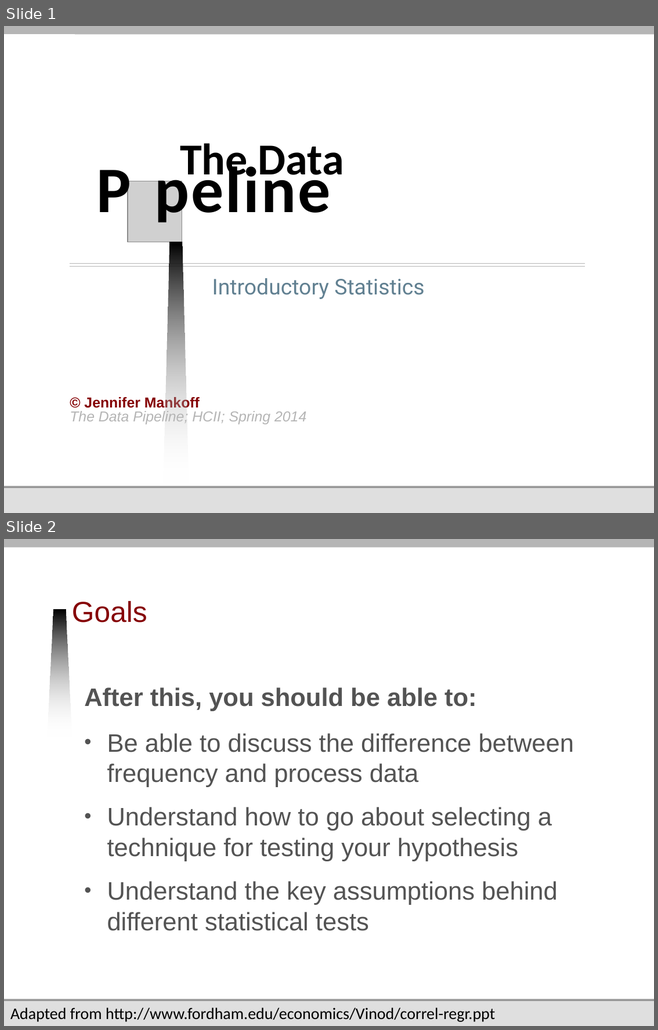
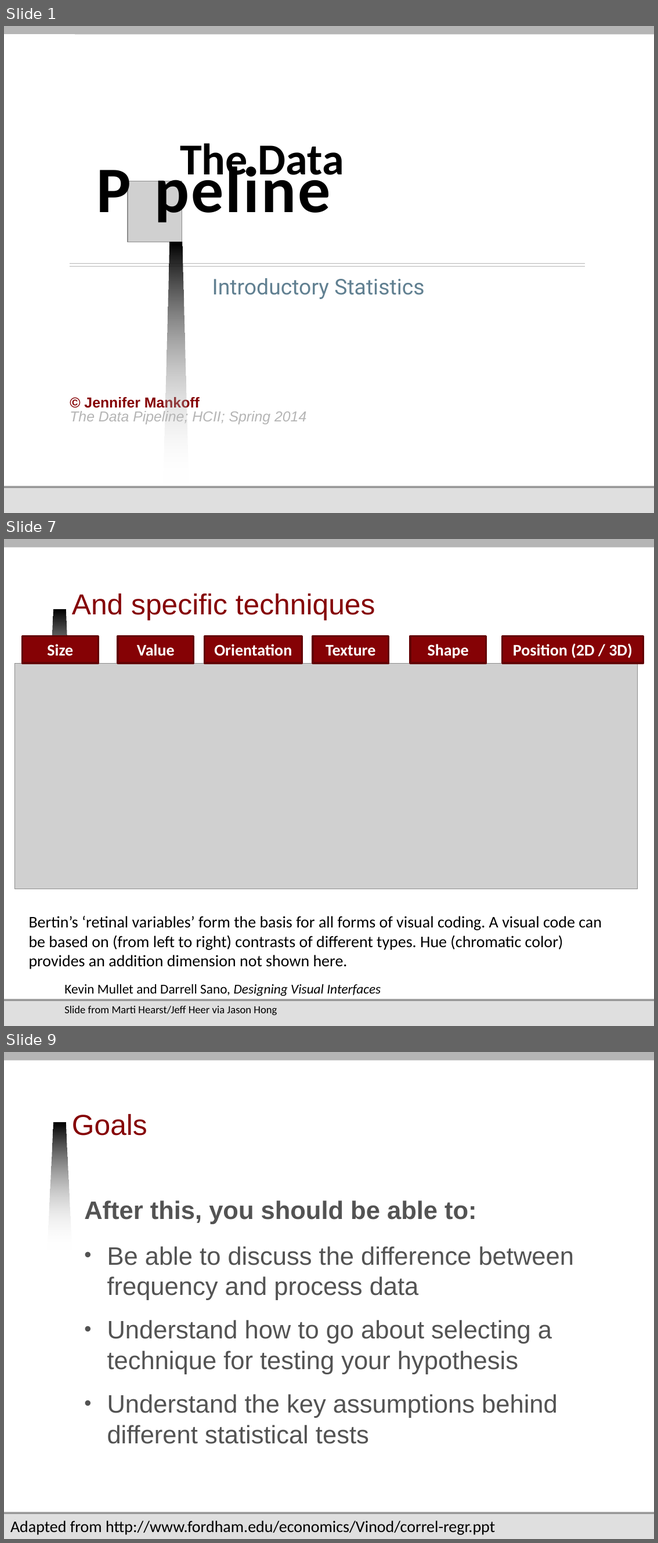
Before and after one commit to jmankoff/data, a slide deck: Lectures/10 Introductory Statistics.pptx. Shown one above the other, each under a label of ours: slides 1 and 2 before the commit, slides 1, 7 and 9 after it; the slides between them are not shown. The pictures are 658x1030 and 658x1543 pixels, drawn with LibreOffice and Linux fonts; fonts in the diff are those of the drawing; grey boxes stand for pictures; background and template pictures are left out. Boxes give left, top, right and bottom in pixels: in the first picture for what was removed or moved away, otherwise in the second. Text is boxed around its words. In the diff, an @@ line names an element or a change of style, - is before the commit and + after.

```diff
--- a/Lectures/10 Introductory Statistics.pptx
+++ b/Lectures/10 Introductory Statistics.pptx
@@ slide 7 added at box(4, 539, 654, 1026), background #FFFFFF; not listed: 6 template elements that a slide beside it also shows @@
@@ title added at box(72, 594, 375, 621), 32 pt, text #850205 @@
+And specific techniques
@@ rectangle added at box(22, 636, 98, 664), fill #850205, outline #620104 2 pt, 18 pt, text #FFFFFF, bold @@
+Size
@@ rectangle added at box(118, 636, 194, 664), fill #850205, outline #620104 2 pt, 18 pt, text #FFFFFF, bold @@
+Value
@@ rectangle added at box(204, 636, 302, 664), fill #850205, outline #620104 2 pt, 18 pt, text #FFFFFF, bold @@
+Orientation
@@ rectangle added at box(313, 636, 389, 664), fill #850205, outline #620104 2 pt, 18 pt, text #FFFFFF, bold @@
+Texture
@@ rectangle added at box(410, 636, 486, 664), fill #850205, outline #620104 2 pt, 18 pt, text #FFFFFF, bold @@
+Shape
@@ rectangle added at box(502, 636, 643, 664), fill #850205, outline #620104 2 pt, 18 pt, text #FFFFFF, bold @@
+Position (2D / 3D)
@@ picture added at box(15, 663, 637, 889) @@
@@ text added at box(29, 916, 601, 969), 18 pt, text #000000 @@
+Bertin’s ‘retinal variables’ form the basis for all forms of visual coding. A visual code can be based on (from left to right) contrasts of different types. Hue (chromatic color) provides an addition dimension not shown here.
@@ text added at box(64, 984, 380, 996), 15 pt, text #000000 @@
+Kevin Mullet and Darrell Sano, Designing Visual Interfaces
@@ text added at box(64, 1006, 277, 1015), 12 pt, text #000000 @@
+Slide from Marti Hearst/Jeff Heer via Jason Hong
@@ what was slide 2 is now slide 9 @@
```
Also in this commit, not shown: 23 slides changed, 6 other slides added, 9 other files.
